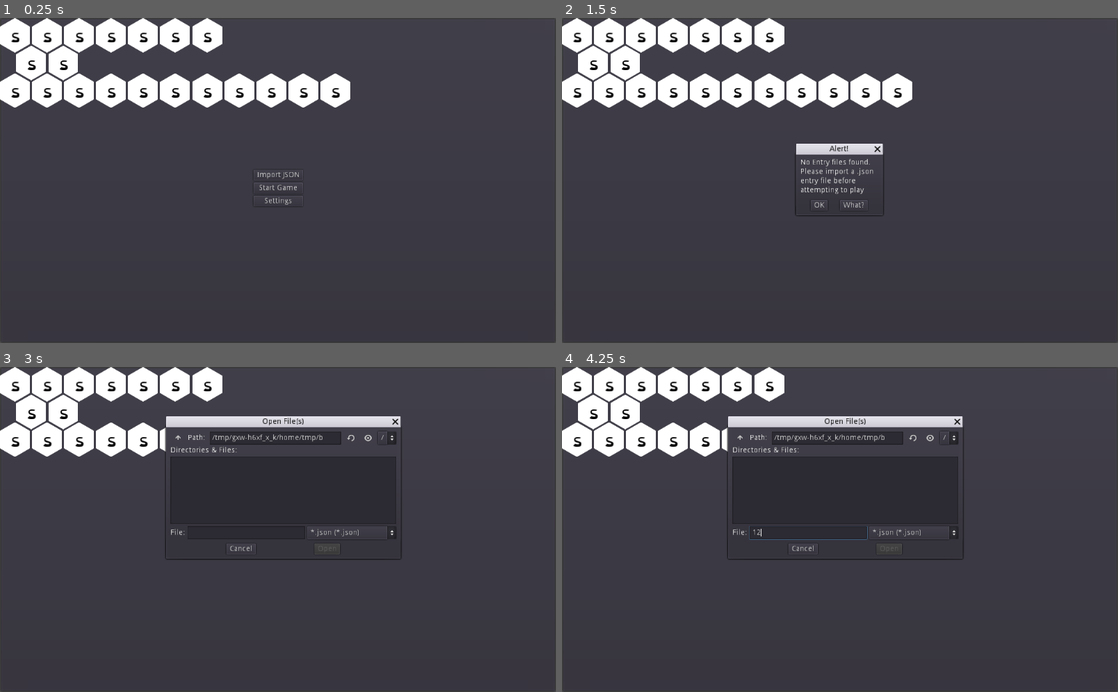
Above: before the commit, frames 1-4 (two rows, left to right).
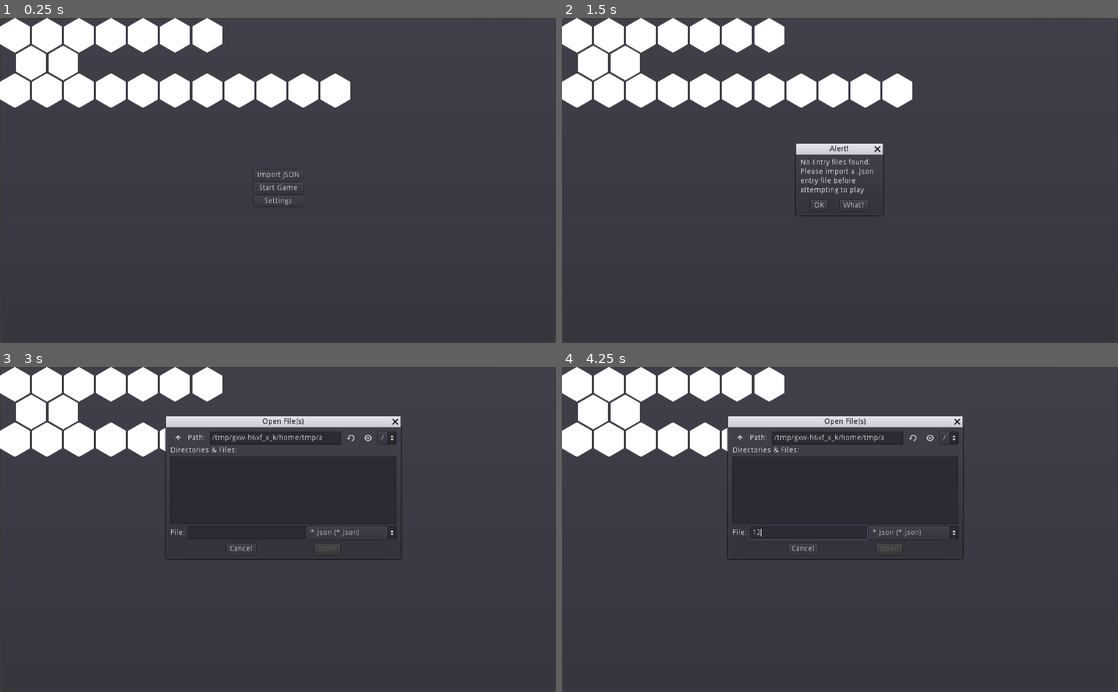
Above: after the commit, the same moments.

Repository: zacryol/spindle-of-serendipity
Game: Godot game, scene res://game/menus/MainMenu.tscn
Two runs of this game, one before a commit and one after it. Both use one fixed random seed, a clock stepped at 60 frames per second and the inputs below.
Inputs (mouse positions are in pixels of both pictures, inside the frame that each line leads up to):
- Up to frame 1 (0.25 s): no input
- Up to frame 2 (1.5 s): click "Start Game" at 0.5 s; click "Start Game" at 1.25 s
- Up to frame 3 (3 s): click "OK" at 2 s; click "Import JSON" at 2.75 s
- Up to frame 4 (4.25 s): click (806, 532) at 3.52 s; type "12" at 3.6 s

The runs differ from the first frame. In frame 1, 0.6% of the frame differs, in the area x 2-62%, y 4-25%; in frame 2, 0.6%; in frame 3, 0.4%; in frame 4, 0.4%.

Commit message:
Text sets properly

Diff:
--- a/tex/title/TitleHex.gd
+++ b/tex/title/TitleHex.gd
@@ -4,8 +4,9 @@
 export var text: String setget set_text
 
 func _ready():
-	pass
+	$Label.text = text
 
 
 func set_text(tex: String):
 	$Label.text = tex.substr(0, 1)
+	text = tex
--- a/tex/title/TitleHex.tscn
+++ b/tex/title/TitleHex.tscn
@@ -30,7 +30,6 @@
 margin_right = 20.0
 margin_bottom = 29.5
 custom_fonts/font = SubResource( 1 )
-text = "s"
 align = 1
 __meta__ = {
 "_edit_use_anchors_": false
